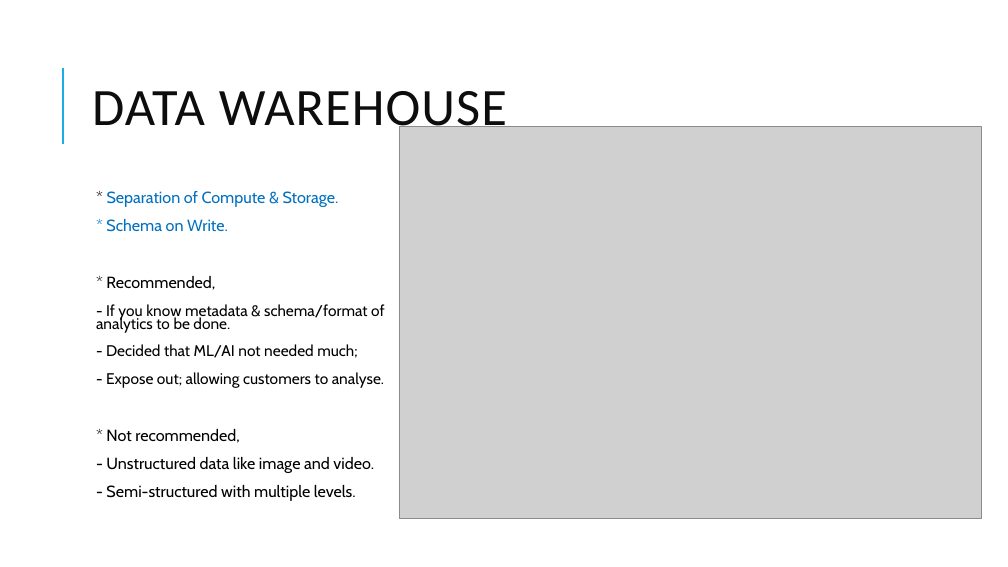
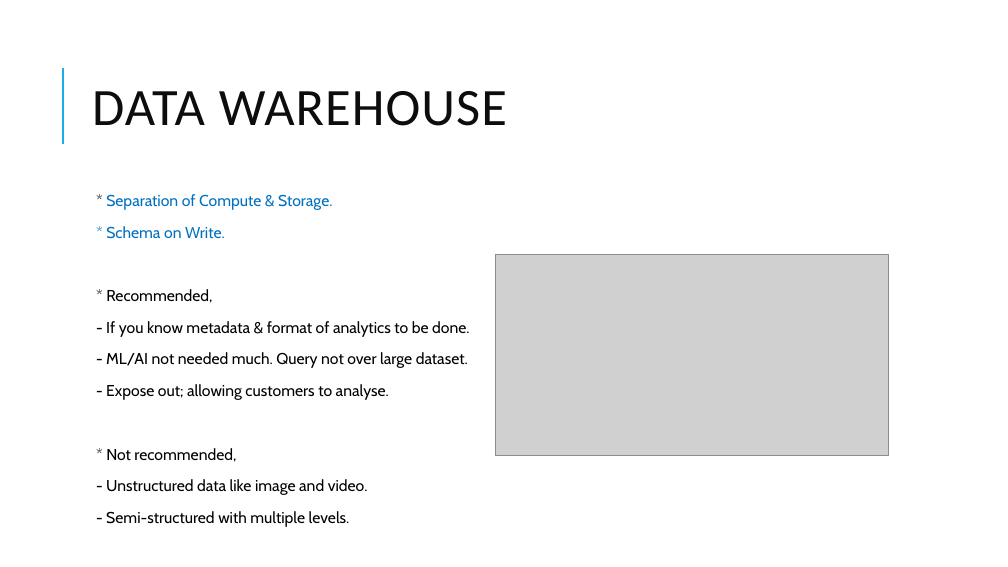
Before and after one commit to dinesarun/common, a slide deck: slide 7 of sessions/ChennaiAzureUserGroup/Snowflake_DW/Snowflake data warehouse.pptx. Drawn at 1008x567 pixels with LibreOffice and Linux fonts; fonts in the diff are those of the drawing; grey boxes stand for pictures. Boxes give left, top, right and bottom in pixels: in the first picture for what was removed or moved away, otherwise in the second. Text is boxed around its words. In the diff, an @@ line names an element or a change of style, - is before the commit and + after.

```diff
--- a/sessions/ChennaiAzureUserGroup/Snowflake_DW/Snowflake data warehouse.pptx
+++ b/sessions/ChennaiAzureUserGroup/Snowflake_DW/Snowflake data warehouse.pptx
@@ text at (106,194,389,527): size 15.4 to 15 pt in "* Separation of Compute & Storage.", "* Schema on Write.", "* Recommended,", "* Not recommended," and 2 more places; size 14.7 to 15 pt in "- Expose out; allowing customers to analyse."; line spacing 0.7 to 0.9 @@
@@ picture: place and size @@
-picture at (400,126,982,519)
+picture at (495,255,889,456)
@@ text at (106,321,469,368): text changed; size 14.7 to 15 pt @@
-  - If you know metadata & schema/format of analytics to be done.
-  - Decided that ML/AI not needed much;
+  - If you know metadata & format of analytics to be done.
+  - ML/AI not needed much. Query not over large dataset.
```
Also in this commit, not shown: 8 other slides changed, 10 slides added, 2 slides removed.
